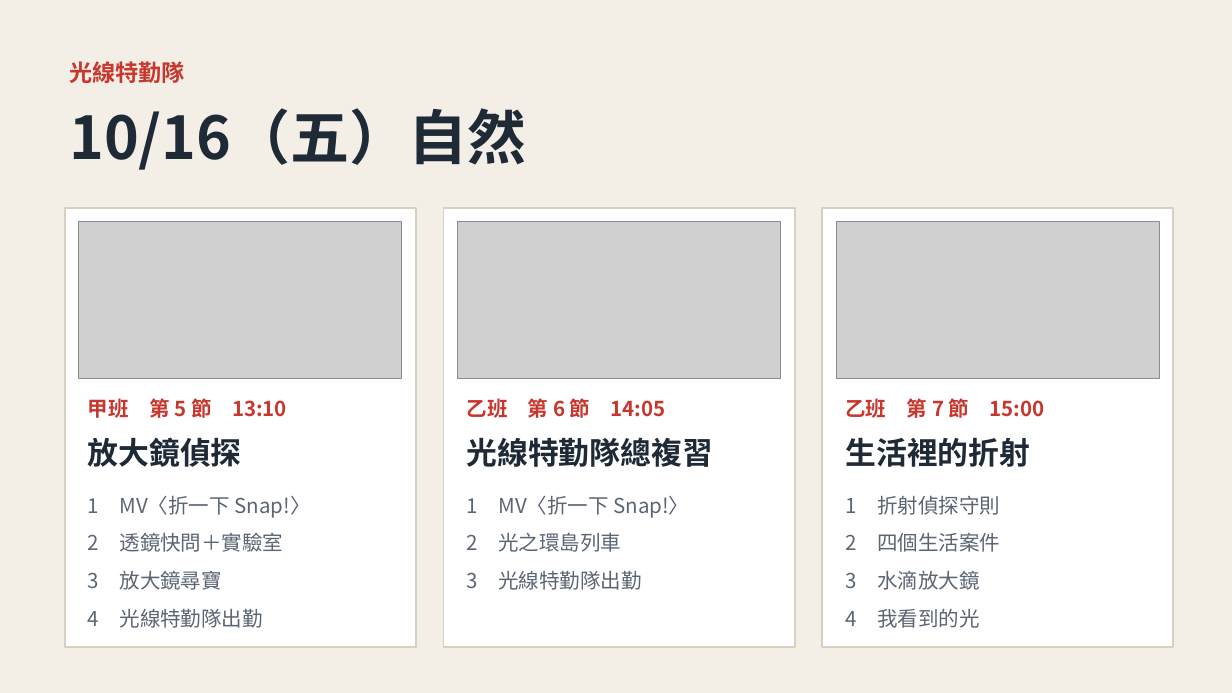
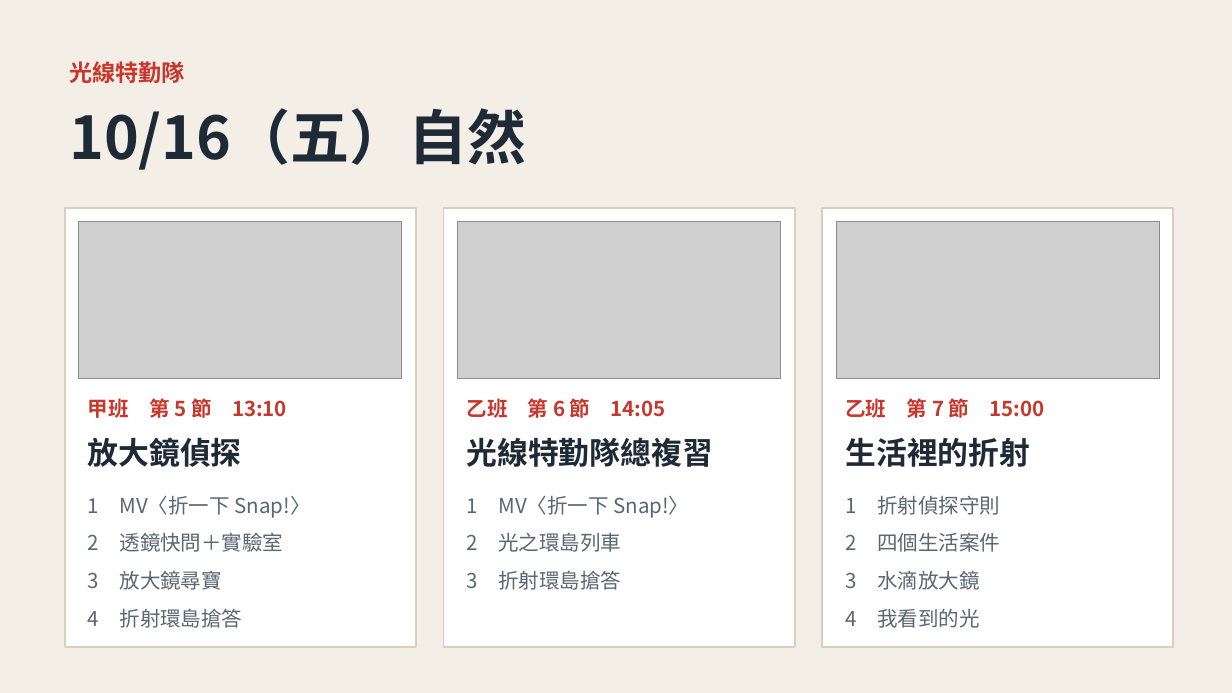
Before and after one commit to classtools1020/sports-results, a slide deck: slide 1 of f8f9fc3bd1/slides.pptx. Drawn at 1232x693 pixels with LibreOffice and Linux fonts; fonts in the diff are those of the drawing; grey boxes stand for pictures. Boxes give left, top, right and bottom in pixels: in the first picture for what was removed or moved away, otherwise in the second. Text is boxed around its words. In the diff, an @@ line names an element or a change of style, - is before the commit and + after.

```diff
--- a/f8f9fc3bd1/slides.pptx
+++ b/f8f9fc3bd1/slides.pptx
@@ text at [467,570,621,590]: text changed @@
-3 光線特勤隊出勤
+3 折射環島搶答
@@ text at [88,608,243,628]: text changed @@
-4 光線特勤隊出勤
+4 折射環島搶答
```
Also in this commit, not shown: 4 other slides changed, 11 other files.
